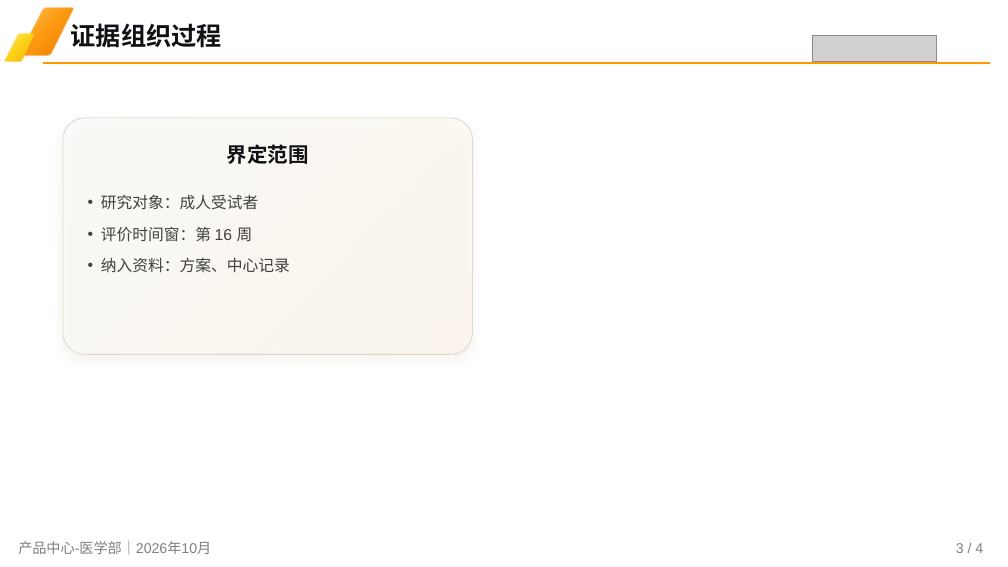
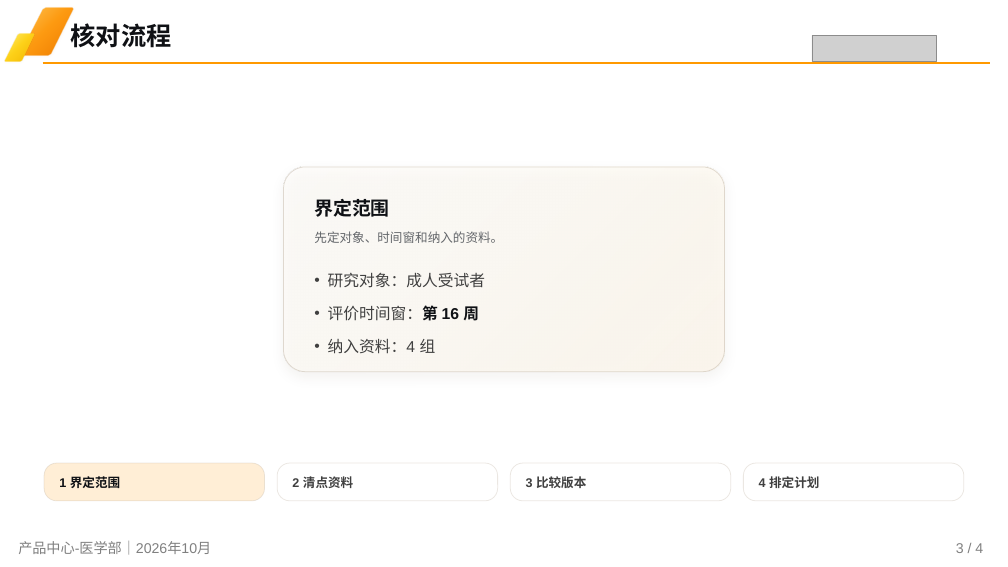
Before and after one commit to smkzw/kangzhe-design, a slide deck: slide 3 of examples/reference/pptx/kangzhe_probe.pptx. Drawn at 1008x567 pixels with LibreOffice and Linux fonts; fonts in the diff are those of the drawing; grey boxes stand for pictures; background and template pictures are left out. Boxes give left, top, right and bottom in pixels: in the first picture for what was removed or moved away, otherwise in the second. Text is boxed around its words. In the diff, an @@ line names an element or a change of style, - is before the commit and + after.

```diff
--- a/examples/reference/pptx/kangzhe_probe.pptx
+++ b/examples/reference/pptx/kangzhe_probe.pptx
@@ text removed at box(71, 23, 222, 48) @@
-证据组织过程
@@ text added at box(71, 23, 172, 48), 24 pt, text #0F1115, bold @@
+核对流程
@@ rounded rectangle: place and size @@
-rounded rectangle at box(63, 118, 473, 354)
+rounded rectangle at box(284, 167, 724, 372)
@@ rounded rectangle at box(284, 167, 724, 372): proportions changed @@
@@ text "界定范围": place and size @@
-text "界定范围" at box(227, 144, 309, 164)
+text "界定范围" at box(314, 199, 390, 217)
@@ text "界定范围" at box(314, 199, 390, 217): size 19.5 to 18 pt; alignment centre to left @@
@@ text added at box(314, 231, 503, 243), 12 pt, text #64676B @@
+先定对象、时间窗和纳入的资料。
@@ text "研究对象：成人受试者": place and size @@
-text "研究对象：成人受试者" at box(101, 195, 290, 273)
+text "研究对象：成人受试者" at box(328, 273, 485, 354)
@@ text at box(328, 273, 485, 321): text colour #404040 to #0F1115, bold on in "评价时间窗：第 16 周"; line spacing 30pt to 31.5pt @@
@@ text at box(328, 339, 436, 354): text changed @@
-• 纳入资料：方案、中心记录
+• 纳入资料：4 组
@@ group added at box(44, 463, 964, 501): 4 rounded rectangles, 4 texts @@
+1 界定范围
+2 清点资料
+3 比较版本
+4 排定计划
```
Also in this commit, not shown: 2 other slides changed, 1 slide added, 1 slide removed, 44 other files.
